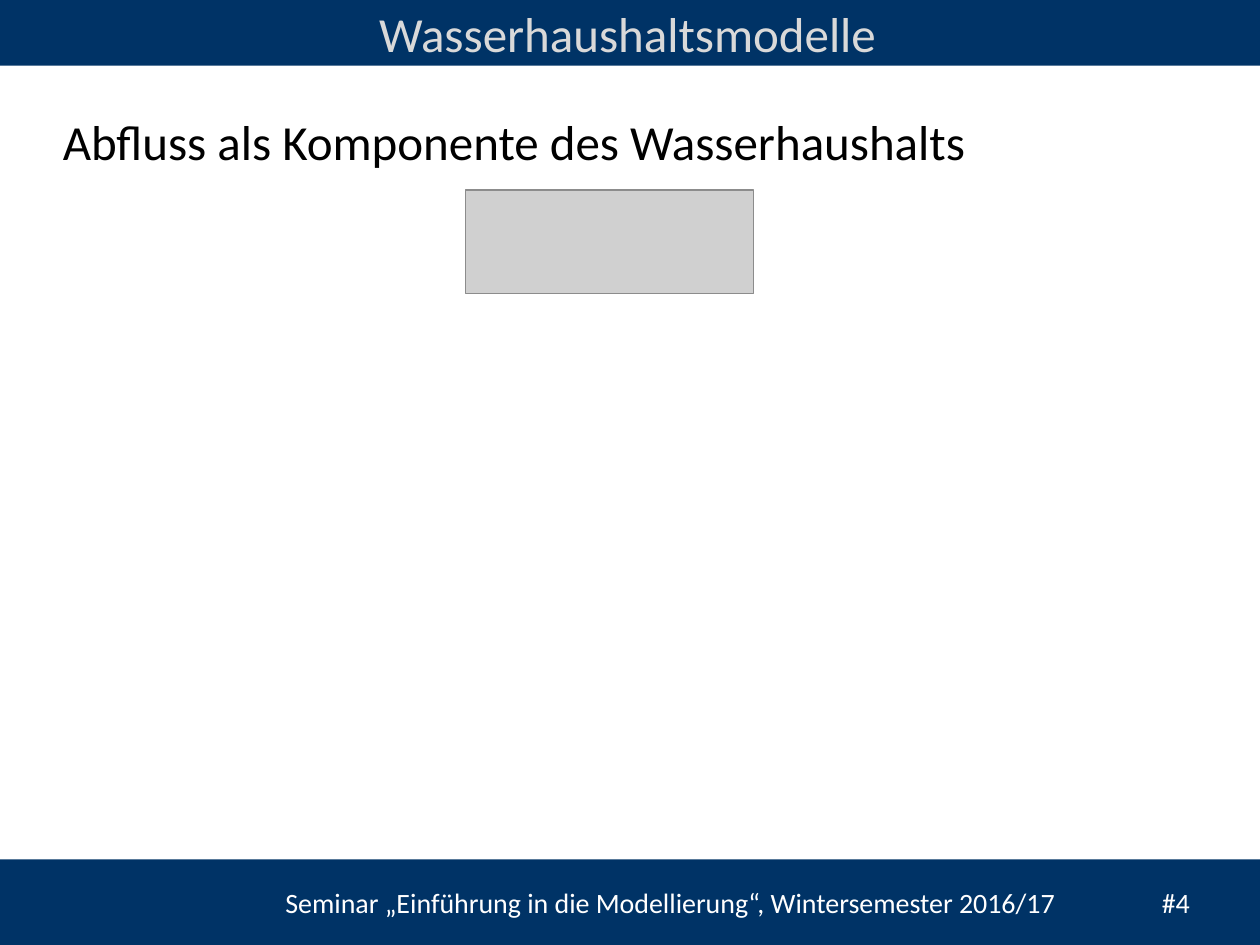
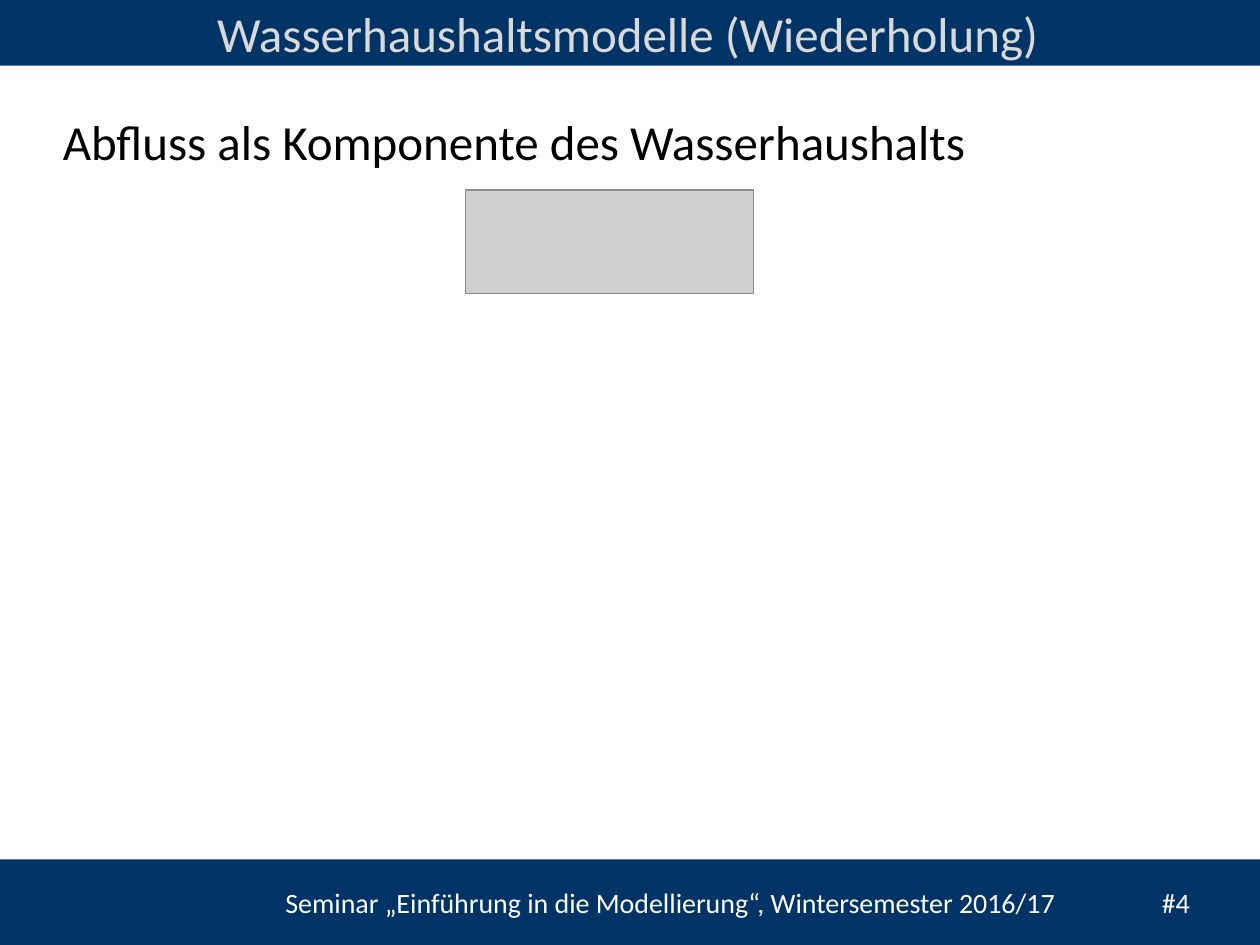
Before and after one commit to TillF/Einf_Modellierung, a slide deck: slide 4 of Termin_5/folien/UebungModellierung#5.pptx. Drawn at 1260x945 pixels with LibreOffice and Linux fonts; fonts in the diff are those of the drawing; grey boxes stand for pictures; background and template pictures are left out. Boxes give left, top, right and bottom in pixels: in the first picture for what was removed or moved away, otherwise in the second. Text is boxed around its words. In the diff, an @@ line names an element or a change of style, - is before the commit and + after.

```diff
--- a/Termin_5/folien/UebungModellierung#5.pptx
+++ b/Termin_5/folien/UebungModellierung#5.pptx
@@ text at [217, 16, 1038, 61]: text changed @@
-Wasserhaushaltsmodelle
+Wasserhaushaltsmodelle (Wiederholung)
```
Also in this commit, not shown: 3 other slides changed, 2 slides added, 1 slide removed, 23 other files.
